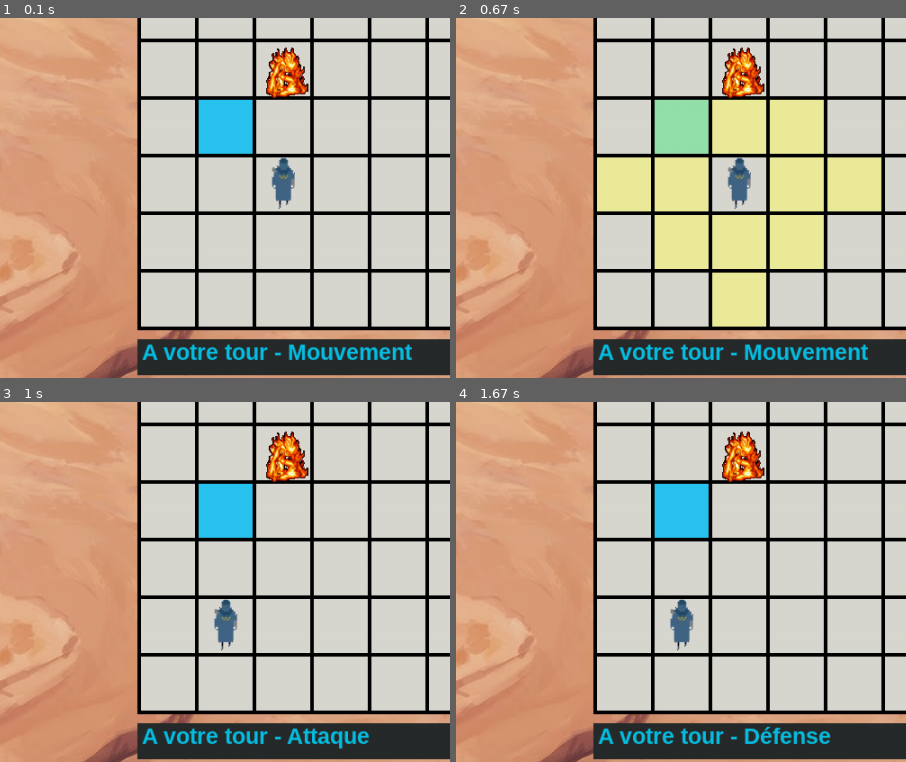
Above: before the commit, frames 1-4 (two rows, left to right).
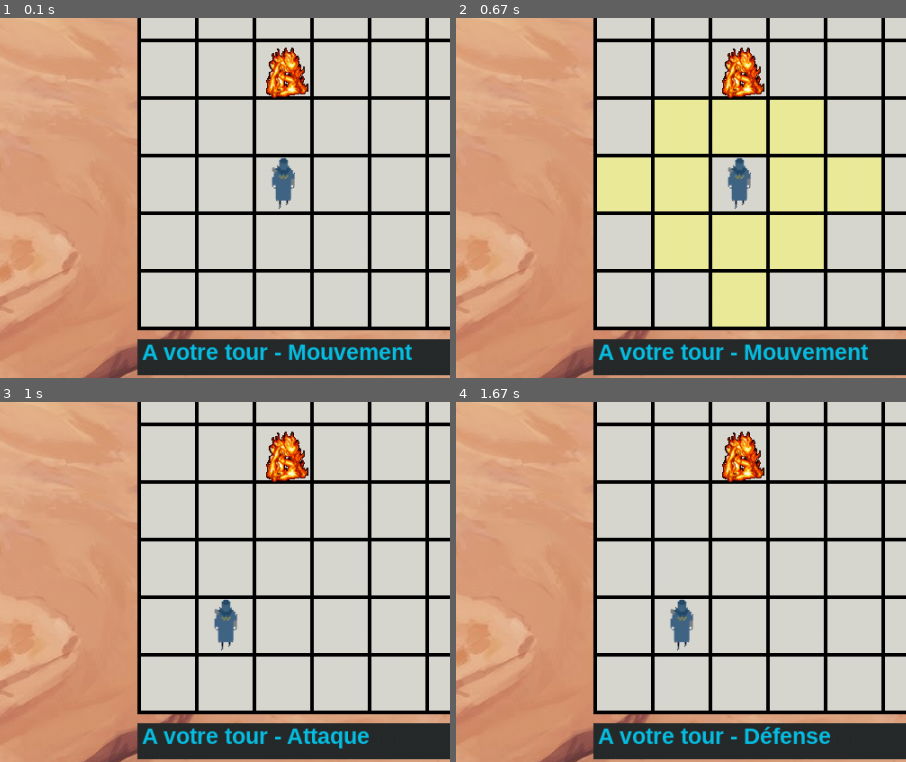
Above: after the commit, the same moments.

Repository: gynsora/TLT_pygame
Game: pygame game, started from main.py
Two runs of this game, one before a commit and one after it. Both use one fixed random seed, a clock stepped at 60 frames per second and the inputs below.
Inputs (mouse positions are % of the whole screen's width and height, from its top left):
- Up to frame 1 (0.1 s): no input
- Up to frame 2 (0.67 s): click (5, 91) at 0.38 s
- Up to frame 3 (1 s): click (40, 55) at 0.72 s
- Up to frame 4 (1.67 s): click (12, 91) at 1.05 s; click "Fin de tour" at 1.38 s
The pictures show only the part of the screen within x 15-65%, y 24-74%; the shares and areas given below are measured in that part.

The runs differ from the first frame. In frame 1, 1.9% of the frame differs, in the area x 44-57%, y 22-38%; in frame 2, 1.8%; in frame 3, 1.9%; in frame 4, 1.9%.

Commit message:
Suppression de moveCalc et de gamephase - refonte du systeme pour l'optimiser un peu

Diff:
--- a/TLT/board.py
+++ b/TLT/board.py
@@ -5,7 +5,7 @@
 class Board:
     def __init__(self):
         self.board = [ [0 for x in range(COLS)] for y in range(ROWS)]
-        self.board[1][2] = 1
+        # self.board[1][2] = 1
     def draw_board(self, win): #permet de dessiner les cases de l'échequier en fonction d'un élement (eau,feu, etc..)
         for row in range(ROWS):
             for col in range(COLS):
@@ -15,18 +15,18 @@
                     tile_color = GREY
                 if self.board[row][col] == 1 :
                      tile_color = WATER
-                # if self.board[row][col] == 3 :
-                #     tile_color = FIRE
-                # if self.board[row][col] == 5 :
-                #     tile_color = EARTH
-                # if self.board[row][col] == 11 :
-                #     tile_color = WIND
-                # if self.board[row][col] == 12 :
-                #     tile_color = ICE
-                # if self.board[row][col] == 6 :
-                #     tile_color = PLANT
-                # if self.board[row][col] == 8 :
-                #     tile_color = CHARCOAL
+                if self.board[row][col] == 3 :
+                    tile_color = FIRE
+                if self.board[row][col] == 5 :
+                    tile_color = EARTH
+                if self.board[row][col] == 11 :
+                    tile_color = WIND
+                if self.board[row][col] == 12 :
+                    tile_color = ICE
+                if self.board[row][col] == 6 :
+                    tile_color = PLANT
+                if self.board[row][col] == 8 :
+                    tile_color = CHARCOAL
 
                 pygame.draw.rect(win, tile_color, (x,y,SQUARE_SIZE,SQUARE_SIZE))
 
--- a/TLT/buttons.py
+++ b/TLT/buttons.py
@@ -84,5 +84,5 @@
                         #CREER UNE FONCTION POUR AFFICHER LA ZONE DU SORT
                         self.selected = True
                         # print(self.spell_attributes["name"] , self.spell_attributes["type"])
-                        player.switch()
+                        player.switch_spell_selected()
                         self.pressed = False
--- a/TLT/characters.py
+++ b/TLT/characters.py
@@ -1,7 +1,6 @@
 import pygame
 from .constants import *
 from .utilities import *
-from .moveCalc import MoveCalc
 
 class Characters(pygame.sprite.Sprite):#stat des personnages du jeu
 
@@ -31,8 +30,3 @@
         x_pos,y_pos = calc_pos_in_board(self.x,self.y)
         self.rect.x = x_pos
         self.rect.y = y_pos
-
-        #creation la portee des spell (s'affiche lorsque l'on selectionne un sort)
-        #self.range = []
-        #creation la zone des spell (s'affiche lorsque l'on selectionne un sort et que l'on "hover" une case de la "range")
-        #self.zone = []
--- a/TLT/constants.py
+++ b/TLT/constants.py
@@ -28,4 +28,4 @@
 BLUE = (7,191,227)
 DARK_BLUE = (3,57,68)
 YELLOW = (198, 216, 46)
-LIGHT_YELLOW = (255,255,102)
+LIGHT_YELLOW = (255,255,102,128)
--- a/TLT/game.py
+++ b/TLT/game.py
@@ -5,7 +5,6 @@
 from .board import Board
 from .player import Player
 from .enemy import Enemy
-from .moveCalc import MoveCalc
 
 
 class Game:
@@ -78,8 +77,12 @@
         if self.phase == "Mouvement":
             self.set_pos()
             self.player.spell_selected =""
+            self.player.squares = []
             self.set_phase("Attaque")
+
         elif self.phase == "Attaque":
+            #remettre self.player.squares à vide apres avoir selectionnée (la zone d'attaque du joueur)
+            # self.player.squares = []
             self.set_pos()
             self.set_phase("Défense")
         else:
--- a/TLT/moveCalc.py
+++ b/TLT/moveCalc.py
@@ -28,37 +28,37 @@
 
 
     #cette fonction permet de determiné les déplacement possible pour le joueur (quand cest son tour de jeu)
-    def calc_movement(self,target, range_of_spell):
-        coordinates = []
-        # les 2 boucle serve à crée une zone en forme de losange
-        nb_tilese = range_of_spell-1
-        for z in range(target.y+1, target.y+range_of_spell+1):
-            for k in range(target.x-nb_tilese, target.x+nb_tilese+1):
-                self.x = k
-                self.y = z
-                # if self.x  != target.x or self.y  != target.y:
-                coordinates.append(tuple((self.x, self.y)))
-            nb_tilese -= 1
+    # def calc_movement(self,target_pos, range_of_spell):
+    #     coordinates = []
+    #     # les 2 boucle serve à crée une zone en forme de losange
+    #     nb_tilese = range_of_spell-1
+    #     for z in range(target.y+1, target.y+range_of_spell+1):
+    #         for k in range(target.x-nb_tilese, target.x+nb_tilese+1):
+    #             self.x = k
+    #             self.y = z
+    #             # if self.x  != target.x or self.y  != target.y:
+    #             coordinates.append(tuple((self.x, self.y)))
+    #         nb_tilese -= 1
 
 
 
-        nb_tiles = range_of_spell
-        for y in range(target.y ,target.y-range_of_spell-1, -1 ):
-            for x in range(target.x-nb_tiles, target.x+nb_tiles+1):
-                self.x = x
-                self.y = y
-                # if self.x  != target.x or self.y  != target.y:
-                coordinates.append(tuple((self.x, self.y)))
-            nb_tiles -= 1
+    #     nb_tiles = range_of_spell
+    #     for y in range(target.y ,target.y-range_of_spell-1, -1 ):
+    #         for x in range(target.x-nb_tiles, target.x+nb_tiles+1):
+    #             self.x = x
+    #             self.y = y
+    #             # if self.x  != target.x or self.y  != target.y:
+    #             coordinates.append(tuple((self.x, self.y)))
+    #         nb_tiles -= 1
 
 
-        return coordinates
+    #     return coordinates
 
-    def cal_attack_options(self, target, range_of_spell,form_of_range_spell):
+    def cal_attack_options(self, target_pos, range_of_spell,form_of_range_spell):
         # print(form_of_range_spell)
         if form_of_range_spell == "Diamond":
-            return diamond_form(target, range_of_spell)
+            return diamond_form(target_pos, range_of_spell)
         elif form_of_range_spell == "Target":
-            return target_form(target, range_of_spell)
+            return target_form(target_pos, range_of_spell)
         elif form_of_range_spell == "Cross":
-            return cross_form(target, range_of_spell)
+            return cross_form(target_pos, range_of_spell)
--- a/TLT/player.py
+++ b/TLT/player.py
@@ -6,6 +6,7 @@
 from .health import Health
 from .fonts import TEXT_FONT_ARIAL_25
 from .buttons import Button_Phase_Switcher, Button_Spell
+from .utilities import *
 
 class Player(Characters):
     def __init__(self, players_attributes):
@@ -15,6 +16,7 @@
         self.index_entities = ""
         self.game_phase = ""
 
+        # self.test_portee = [[0,1],[0,2]]
 
         #chemin vers le spritesheet du joueur et chargement de l'image spritesheet
         directory_spritesheet_img = os.path.join(os.path.dirname(__file__), "../Assets/img/spritesheet")
@@ -46,7 +48,7 @@
         #création d'une liste de de coordonnée pour le chemin de déplacement joueur
         self.nextPath = [[self.x,self.y]]
         # creation d'une liste de coordonée pour la portée de chaque attaque / défense
-        self.spell_range = []
+        self.spell_zone = []
         #création d'une liste contenant l'attaque ou la défense selectionné
         self.spell_selected = []
         #permet de déterminé la position de l'ennemi
@@ -96,8 +98,8 @@
         #     spell.selected = False
         #     print("effacement numero :"+str(i))
 
-    #permet d'afficher ou non la porté d'un spell (si c'est au tour du joueur de jouer)
-    def switch(self):
+    #permet de determine quelle sort à été choisi par le player
+    def switch_spell_selected(self):
         for spell in self.spells_Buttons:
             if spell.selected and self.game_phase == spell.spell_attributes["type"]:
                 self.spell_selected = spell.spell_attributes
@@ -121,54 +123,57 @@
     def actions(self,game):
         mouse_pos = pygame.mouse.get_pos()
         for squa in self.squares:
-            if squa.top_rect.collidepoint(mouse_pos):
+            rect_x, rect_y = calc_pos_in_board(squa["x"],squa["y"])
+            top_rect = pygame.Rect((rect_x, rect_y),(SQUARE_SIZE, SQUARE_SIZE))
+            if top_rect.collidepoint(mouse_pos):
+                ## ici gerer laffichage de la zone d'un spelll
+                range_tile = pygame.Surface((SQUARE_SIZE,SQUARE_SIZE), pygame.SRCALPHA)
+                range_tile.fill(DARK_BLUE)
+                game.win.blit(range_tile, (rect_x ,rect_y ,SQUARE_SIZE ,SQUARE_SIZE))
+
                 if pygame.mouse.get_pressed()[0]:
-                    squa.pressed = True
+                    squa["pressed"] = True
                 else:
-                    if squa.pressed == True:
+                    if squa["pressed"] == True:
                         if self.index_entities == self.name :
                             if self.game_phase == "Mouvement":
-                                print("le joueur se déplace vers ", squa.x , squa.y )
-                                self.rect.x = squa.rect.x
-                                self.rect.y = squa.rect.y
-                                self.x = squa.x
-                                self.y = squa.y
+                                print("le joueur se déplace vers ", squa["x"] , squa["y"] )
+                                #changer les 4 prochaine ligne pour une fonction qui animera le personnage
+                                self.rect.x = rect_x
+                                self.rect.y = rect_y
+                                self.x = squa["x"]
+                                self.y = squa["y"]
                                 game.phase_manager()
 
-    # Affiche la porteé du sort
+    # Affiche la porteé du sort de moouvement
     def show_posibilities_move(self, win, range_of_spell):
-        self.calculation = MoveCalc(self.x, self.y, SQUARE_SIZE, SQUARE_SIZE)#on calcule la portée de mouvement du joueur
-        # print(self.calculation.x)
-        for left,top in self.calculation.calc_movement(self,range_of_spell):#ici la portée de mouvement se calcule avec une cible, cette cible (target) est le joueur lui même
-            # print(top , left)
-            # rect_x,rect_y = calc_pos_in_board(top, left)
+        for left, top in diamond_form(self.x,self.y,range_of_spell):
             if coordinates_in_board(left, top) and (self.enemy_pos[0] != left or self.enemy_pos[1] != top):
                 if self.x  != left or self.y  != top:
-                    self.square = MoveCalc(left, top,SQUARE_SIZE,SQUARE_SIZE)
-                    self.all_sprites = pygame.sprite.Group()
-                    self.all_sprites.add(self.square)
-                    self.all_sprites.draw(win)
-                    self.squares.append(self.square)
+                    range_tile = pygame.Surface((SQUARE_SIZE,SQUARE_SIZE), pygame.SRCALPHA)
+                    range_tile.fill(LIGHT_YELLOW)
+                    x, y = calc_pos_in_board(left ,top)
+                    self.squares.append({"x": left,"y" :top, "pressed" :False})
+                    win.blit(range_tile, (x ,y ,SQUARE_SIZE ,SQUARE_SIZE))
 
+    # A MODIFIER
     def show_posibilities_attack(self, win, range_of_spell,form_of_range_spell):
-        self.calculation = MoveCalc(self.x, self.y, SQUARE_SIZE, SQUARE_SIZE)#on calcule la portée de mouvement du joueur
-        for left, top in self.calculation.cal_attack_options(self,range_of_spell,form_of_range_spell):#ici la portée de mouvement se calcule avec une cible, cette cible (target) est le joueur lui même
-            # print(top , left)
-            # rect_x,rect_y = calc_pos_in_board(top, left)
+        range_of_spell = form_of_spell_range(self.x, self.y , range_of_spell, form_of_range_spell)
+        for left, top in range_of_spell:
             if coordinates_in_board(left, top) :
                 if form_of_range_spell == "Target": #on dessine un tile "jaune" sur nous si le sort nous cible (soin sur soi meme)
-                    self.square = MoveCalc(left, top,SQUARE_SIZE,SQUARE_SIZE)
-                    self.all_sprites = pygame.sprite.Group()
-                    self.all_sprites.add(self.square)
-                    self.all_sprites.draw(win)
-                    self.squares.append(self.square)
+                    range_tile = pygame.Surface((SQUARE_SIZE,SQUARE_SIZE), pygame.SRCALPHA)
+                    range_tile.fill(LIGHT_YELLOW)
+                    x, y = calc_pos_in_board(left ,top)
+                    self.squares.append({"x": left,"y" :top, "pressed" :False})
+                    win.blit(range_tile, (x ,y ,SQUARE_SIZE ,SQUARE_SIZE))
                 else:
                     if self.x  != left or self.y  != top : # on vérifie si la case est différente de la notre (le sort ne doit pas nous cibler)
-                        self.square = MoveCalc(left, top,SQUARE_SIZE,SQUARE_SIZE)
-                        self.all_sprites = pygame.sprite.Group()
-                        self.all_sprites.add(self.square)
-                        self.all_sprites.draw(win)
-                        self.squares.append(self.square)
+                        range_tile = pygame.Surface((SQUARE_SIZE,SQUARE_SIZE), pygame.SRCALPHA)
+                        range_tile.fill(LIGHT_YELLOW)
+                        x, y = calc_pos_in_board(left ,top)
+                        self.squares.append({"x": left,"y" :top, "pressed" :False})
+                        win.blit(range_tile, (x ,y ,SQUARE_SIZE ,SQUARE_SIZE))
 
     def update(self,win):
         # permet d'afficher la health bar
--- a/TLT/utilities.py
+++ b/TLT/utilities.py
@@ -14,48 +14,58 @@
         return False
 
 #représente de la portée ou la zone d'un sort - en forme de losange
-def diamond_form(target,range_of_spell):
+def diamond_form(target_x,target_y, range_of_spell):
     coordinates = []
     # les 2 boucle serve à crée une zone en forme de losange
     nb_tilese = range_of_spell-1
-    for z in range(target.y+1, target.y+range_of_spell+1):
-        for k in range(target.x-nb_tilese, target.x+nb_tilese+1):
+    for z in range(target_y+1, target_y+range_of_spell+1):
+        for k in range(target_x-nb_tilese, target_x+nb_tilese+1):
             coordinates.append(tuple((k, z)))
         nb_tilese -= 1
 
     nb_tiles = range_of_spell
-    for y in range(target.y ,target.y-range_of_spell-1, -1 ):
-        for x in range(target.x-nb_tiles, target.x+nb_tiles+1):
+    for y in range(target_y ,target_y-range_of_spell-1, -1 ):
+        for x in range(target_x-nb_tiles, target_x+nb_tiles+1):
             coordinates.append(tuple((x, y)))
         nb_tiles -= 1
 
     return coordinates
 
 #représente de la portée ou la zone d'un sort - sur un case cible
-def target_form(target,range_of_spell):
+def target_form(target_x,target_y, range_of_spell):
     coordinates = []
-    coordinates.append(tuple((target.x, target.y)))
+    coordinates.append(tuple((target_x , target_y)))
     return coordinates
 
 #représente de la portée ou la zone d'un sort - en forme de croix
-def cross_form(target,range_of_spell):
+def cross_form(target_x,target_y,range_of_spell):
     coordinates = []
-    coordinates.append(tuple((target.x, target.y)))
+    coordinates.append(tuple((target_x, target_y)))
 
-    for new_x_plus in range(target.x, target.x+range_of_spell+1):
-        y = target.y
+    for new_x_plus in range(target_x, target_x+range_of_spell+1):
+        y = target_y
         x = new_x_plus
         coordinates.append(tuple((x, y)))
-    for new_x_minus in range(target.x-range_of_spell, target.x):
-        y = target.y
+    for new_x_minus in range(target_x-range_of_spell, target_x):
+        y = target_y
         x = new_x_minus
         coordinates.append(tuple((x, y)))
-    for new_y_plus in range(target.y, target.y+range_of_spell+1):
+    for new_y_plus in range(target_y, target_y+range_of_spell+1):
         y = new_y_plus
-        x = target.x
+        x = target_x
         coordinates.append(tuple((x, y)))
-    for new_y_minus in range(target.y-range_of_spell, target.y):
+    for new_y_minus in range(target_y-range_of_spell, target_y):
         y = new_y_minus
-        x = target.x
+        x = target_x
         coordinates.append(tuple((x, y)))
     return coordinates
+
+#permet de determine sous quel forme
+def form_of_spell_range(target_x, target_y, range_of_spell,form_of_range_spell):
+        # print(form_of_range_spell)
+        if form_of_range_spell == "Diamond":
+            return diamond_form(target_x,target_y, range_of_spell)
+        elif form_of_range_spell == "Target":
+            return target_form(target_x,target_y, range_of_spell)
+        elif form_of_range_spell == "Cross":
+            return cross_form(target_x,target_y, range_of_spell)
--- a/main.py
+++ b/main.py
@@ -29,7 +29,6 @@
             if event.type == pygame.QUIT:
                 run = False
 
-
             #test heatlthbar
             if event.type == pygame.KEYDOWN:
                 if event.key == pygame.K_UP:
